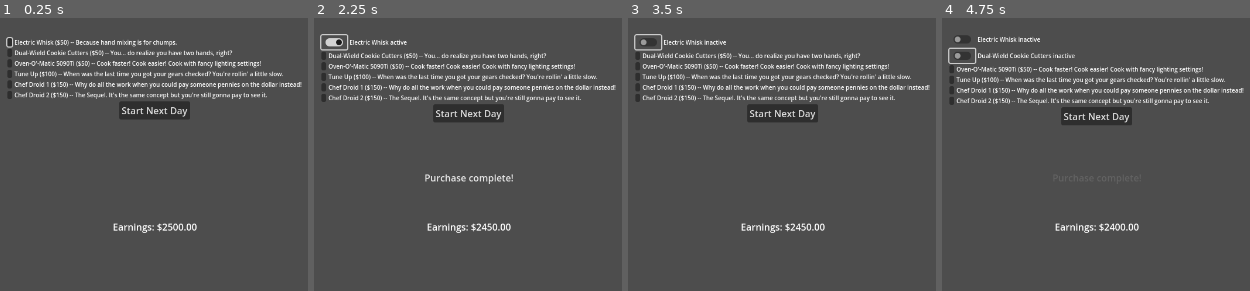
Above: before the commit, frames 1-4 (left to right).
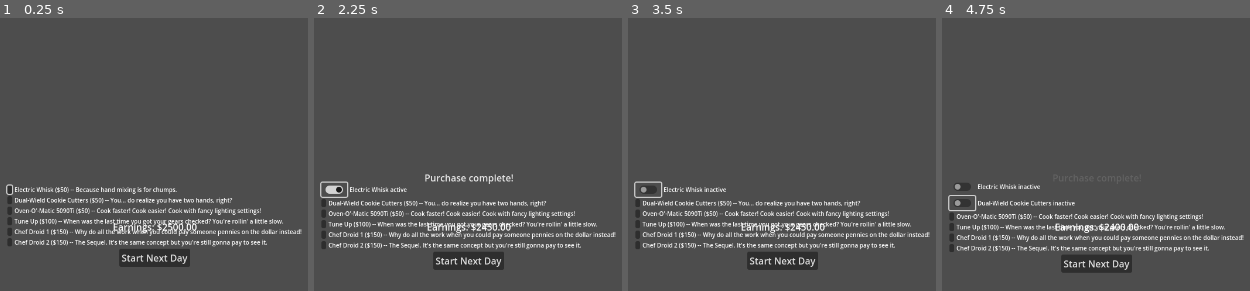
Above: after the commit, the same moments.

Repository: yanalex981/Tasty-Treads
Game: Godot game, scene res://Scenes/UI/UpgradeUI.tscn
Two runs of this game, one before a commit and one after it. Both use one fixed random seed, a clock stepped at 60 frames per second and the inputs below. This scene is started directly instead of the project's main scene.
Inputs (mouse positions are in pixels of both pictures, inside the frame that each line leads up to; where the layout moved, square brackets give the same spot in the first picture):
- Up to frame 1 (0.25 s): no input
- Up to frame 2 (2.25 s): click "Start Next Day" at 0.5 s; click "Start Next Day" at 1.25 s; click (323, 189) [323, 42] at 2 s
- Up to frame 3 (3.5 s): click (649, 189) [649, 42] at 2.75 s
- Up to frame 4 (4.75 s): click (951, 203) [951, 56] at 3.5 s; click (963, 203) [963, 56] at 4.25 s

The runs differ from the first frame. In frame 1, 13% of the frame differs, in the area x 1-99%, y 6-92%; in frame 2, 13%; in frame 3, 13%; in frame 4, 12%.

Commit message:
day cycle seems to work

Diff:
--- a/Scenes/UI/UpgradeUI.tscn
+++ b/Scenes/UI/UpgradeUI.tscn
@@ -14,12 +14,9 @@
 
 [node name="CenterAlign" type="CenterContainer" parent="."]
 layout_mode = 1
-anchors_preset = 14
-anchor_top = 0.5
+anchors_preset = 15
 anchor_right = 1.0
-anchor_bottom = 0.5
-offset_top = -334.0
-offset_bottom = -170.0
+anchor_bottom = 1.0
 grow_horizontal = 2
 grow_vertical = 2
 
@@ -158,3 +155,5 @@
 grow_horizontal = 2
 grow_vertical = 2
 text = "Purchase complete!"
+
+[connection signal="pressed" from="CenterAlign/Buttons/NextDayButton/Button" to="." method="_on_next_day_pressed"]
--- /dev/null
+++ b/Scenes/game.tscn
@@ -0,0 +1,6 @@
+[gd_scene load_steps=2 format=3 uid="uid://b57h0oan7lauu"]
+
+[ext_resource type="Script" path="res://Scripts/game.gd" id="1_evbki"]
+
+[node name="game" type="Node2D"]
+script = ExtResource("1_evbki")
--- a/Scenes/kitchen.tscn
+++ b/Scenes/kitchen.tscn
@@ -188,6 +188,9 @@
 script = ExtResource("1_hjfb8")
 
 [node name="round_timer" type="Timer" parent="."]
+wait_time = 300.0
+one_shot = true
+autostart = true
 
 [node name="background" type="CanvasLayer" parent="."]
 layer = -1
@@ -219,6 +222,8 @@
 [node name="player" type="CharacterBody2D" parent="."]
 position = Vector2(680, 432)
 collision_layer = 2
+motion_mode = 1
+safe_margin = 2.0
 metadata/_edit_group_ = true
 
 [node name="boundaries" type="CollisionShape2D" parent="player"]
@@ -388,6 +393,7 @@
 effect_sprite = ExtResource("9_i0njw")
 proximity_sprite = ExtResource("10_i0fk7")
 
+[connection signal="timeout" from="round_timer" to="." method="_on_round_timer_timeout"]
 [connection signal="order_changed" from="order_tracker" to="." method="_on_order_changed"]
 [connection signal="progress_changed" from="order_tracker" to="." method="_on_progress_changed"]
 [connection signal="invoked" from="fridge_highlight" to="." method="_on_fridge_highlight_invoked"]
--- a/Scripts/Kitchen.gd
+++ b/Scripts/Kitchen.gd
@@ -1,4 +1,7 @@
+class_name Kitchen
 extends Node2D
+
+signal day_is_over
 
 func _on_order_source_invoked():
 	$order_tracker.current_order = $order_spawner.next_order
@@ -35,3 +38,7 @@
 
 func _on_progress_changed(progress):
 	$info_ui/VBoxContainer/HBoxContainer/PanelContainer/MarginContainer/order_tracker_ui.progress = progress
+
+func _on_round_timer_timeout():
+	emit_signal("day_is_over")
+	print("day is over")
--- a/Scripts/UpgradeUI.gd
+++ b/Scripts/UpgradeUI.gd
@@ -1,4 +1,7 @@
+class_name UpgradeUI
 extends Control
+
+signal upgrading_finished
 
 # ---------- TOGGLE BUTTON VARIABLES ---------- #
 @onready var whiskToggle = $"CenterAlign/Buttons/WhiskButtons/WhiskToggle"
@@ -255,3 +258,6 @@
 		droid2Label.text = "Chef Droid 2 active"
 	else:
 		droid2Label.text = "Chef Droid 2 inactive"
+
+func _on_next_day_pressed():
+	emit_signal("upgrading_finished")
--- /dev/null
+++ b/Scripts/game.gd
@@ -0,0 +1,23 @@
+extends Node2D
+
+var kitchen = preload("res://Scenes/kitchen.tscn")
+var upgrade = preload("res://Scenes/UI/UpgradeUI.tscn")
+
+func _ready():
+	_show_kitchen_screen()
+
+func _clear_children():
+	for node in get_children():
+		node.queue_free()
+
+func _show_upgrade_screen():
+	_clear_children()
+	var upgrade_screen = upgrade.instantiate() as UpgradeUI
+	upgrade_screen.upgrading_finished.connect(_show_kitchen_screen)
+	add_child(upgrade_screen)
+
+func _show_kitchen_screen():
+	_clear_children()
+	var kitchen_screen = kitchen.instantiate() as Kitchen
+	kitchen_screen.day_is_over.connect(_show_upgrade_screen)
+	add_child(kitchen_screen)
--- a/project.godot
+++ b/project.godot
@@ -11,7 +11,7 @@
 [application]
 
 config/name="Tasty-treads"
-run/main_scene="res://Scenes/kitchen.tscn"
+run/main_scene="res://Scenes/game.tscn"
 config/features=PackedStringArray("4.0", "Forward Plus")
 config/icon="res://icon.svg"
 
Not shown: 1 places in Scenes/kitchen.tscn that only renumber resources
